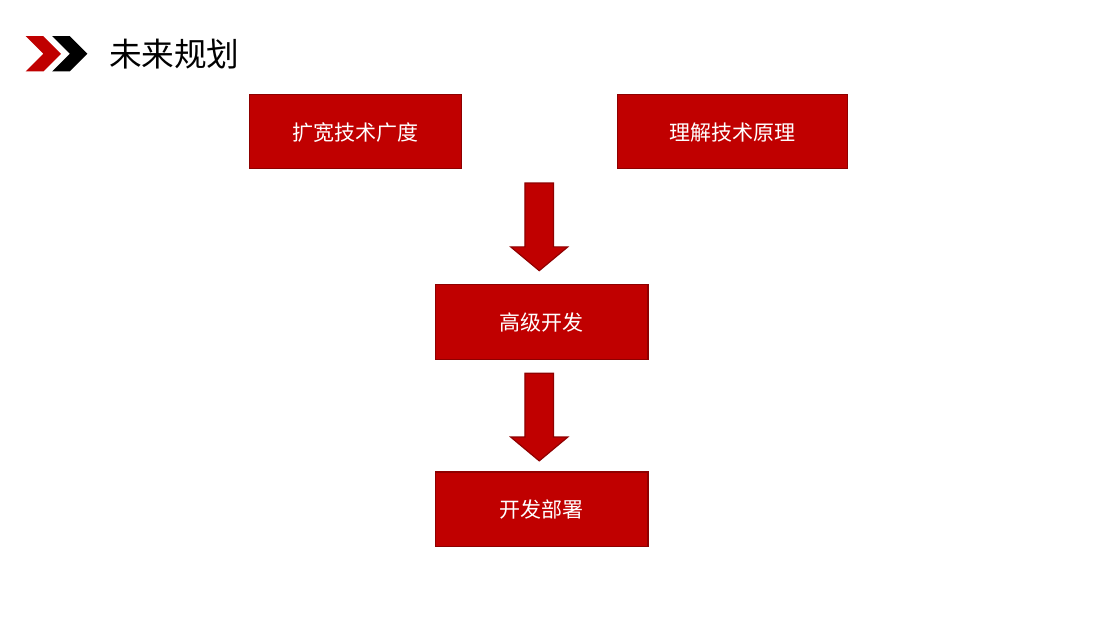
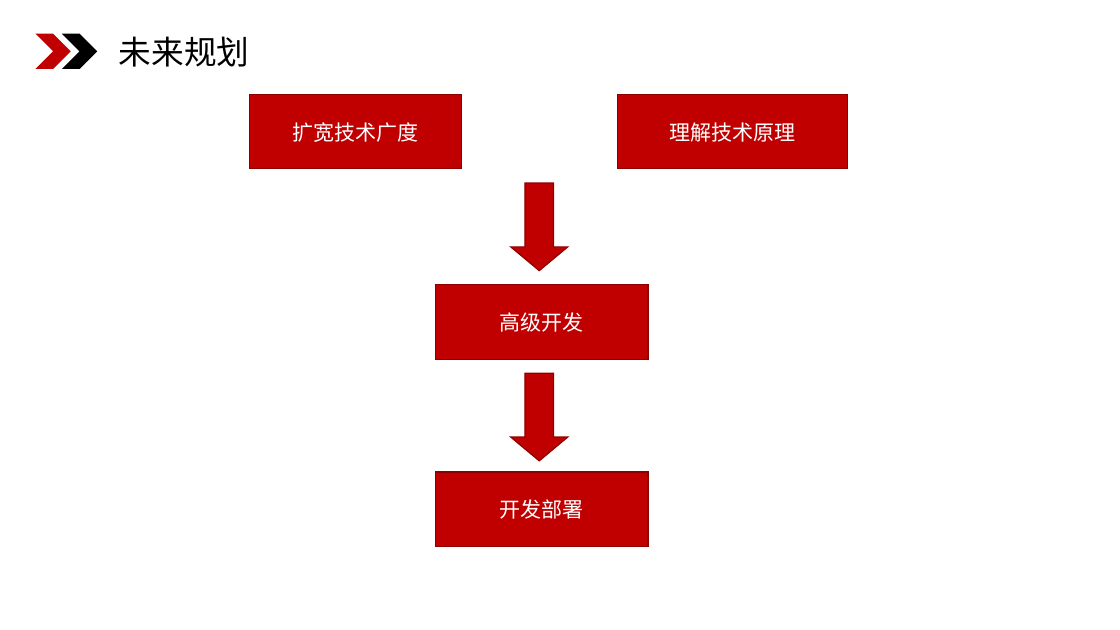
Before and after one commit to lsl645031854/ppt, a slide deck: slide 8 of 述职报告-李帅领.pptx. Drawn at 1120x630 pixels with LibreOffice and Linux fonts; fonts in the diff are those of the drawing. Boxes give left, top, right and bottom in pixels: in the first picture for what was removed or moved away, otherwise in the second. Text is boxed around its words. In the diff, an @@ line names an element or a change of style, - is before the commit and + after.

```diff
--- a/述职报告-李帅领.pptx
+++ b/述职报告-李帅领.pptx
@@ 2 chevrons, 1 text: place and size @@
-2 chevrons, 1 text at box(26, 36, 240, 71)
+2 chevrons, 1 text at box(35, 34, 250, 69)
```
Also in this commit, not shown: 2 other slides changed.
